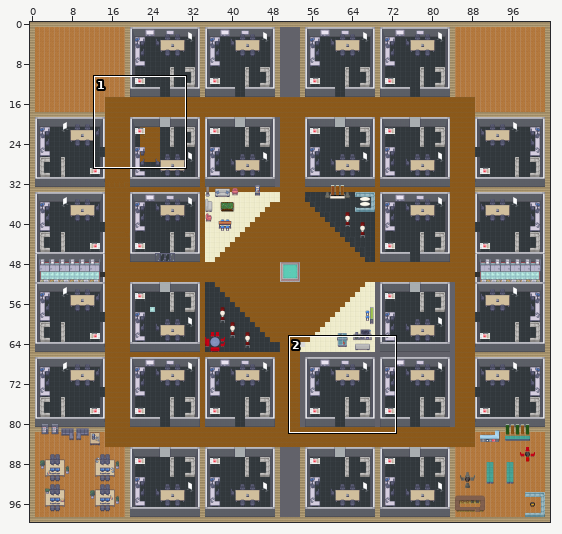
Two states of a Tiled map (JSON), tda_Teams.tmj. The picture above shows the old version from afar; the outline marks the close-up.
Close-up. Before the edit:
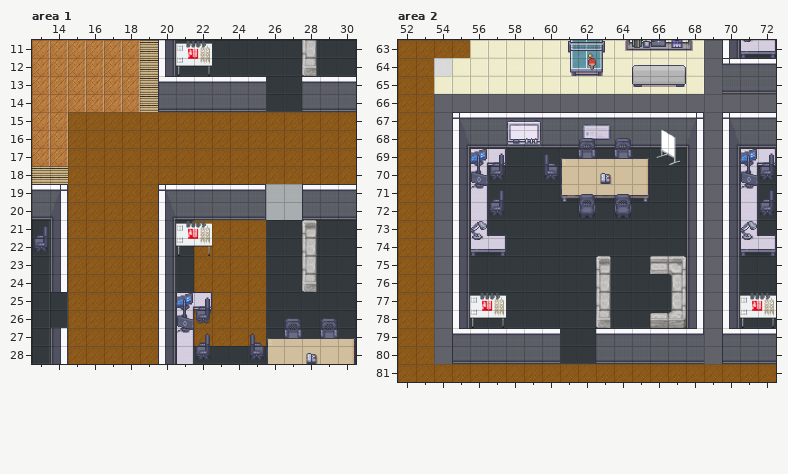
Cells are 32x32 px. Shown: area 1 x 13..30, y 11..28; area 2 x 52..72, y 63..81. The commit also changed other parts of the map, which this record leaves out.
After:
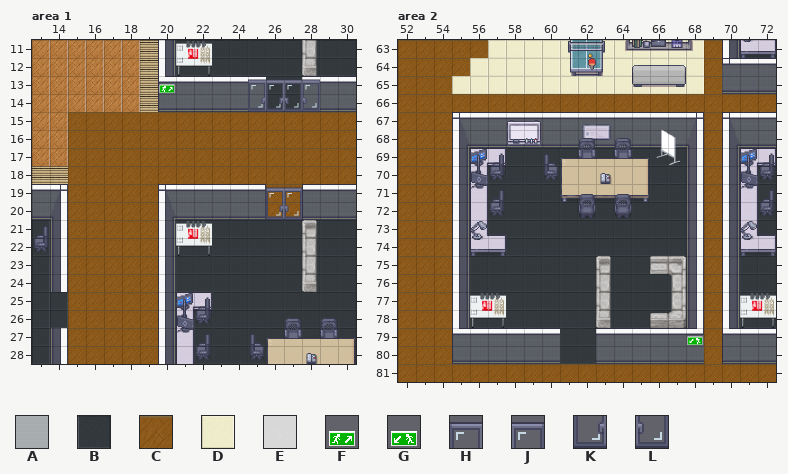
Key: from "Chunk 1": A 5, B 6, C 7, D 8 turned 180, E 10 turned 180, F 109, G 237; from "Chunk 2": H 64, J 65, K 66, L 67.
_ is an empty cell, . an unchanged one.
Tiles of an added or newly shown layer are drawn over the layers below it.
Difference:
--- layer "floor", area 1
@@ x 22..27 @@
-19 ....AA
-20 ....AA
-21 CCCC..
-22 CCCC..
-23 CCCC..
-24 CCCC..
-25 .CCC..
-26 CCCC..
-27 CCCC..
+19 ....CC
+20 ....CC
+21 BBBB..
+22 BBBB..
+23 BBBB..
+24 BBBB..
+25 .BBB..
+26 BBBB..
+27 BBBB..
--- layer "furniture", area 1
@@ x 20..20 @@
-13 _
+13 F
--- layer "door_open_morning" (added), area 1
@@ x 25..28 @@
-13 _.._
-14 _.._
+13 H..J
+14 K..L
--- layer "door_closed_afternoon", area 1
@@ x 26..27 @@
-19 __
-20 __
+19 HJ
+20 KL
--- layer "door_closed_morning" (added), area 1
@@ x 26..27 @@
-13 __
-14 __
+13 HJ
+14 KL
--- layer "floor", area 2
@@ x 54..72 @@
-63 ..D............_...
-64 ED............._...
-65 D.............._...
-66 ___________________
-67 _.............._...
-68 _.............._...
-69 _.............._...
-70 _.............._...
-71 _.............._...
-72 _.............._...
-73 _.............._...
-74 _.............._...
-75 _.............._...
-76 _.............._...
-77 _.............._...
-78 _.............._...
-79 _.............._...
-80 _.............._...
+63 ..C............C...
+64 CC.............C...
+65 C..............C...
+66 CCCCCCCCCCCCCCCCCCC
+67 C..............C...
+68 C..............C...
+69 C..............C...
+70 C..............C...
+71 C..............C...
+72 C..............C...
+73 C..............C...
+74 C..............C...
+75 C..............C...
+76 C..............C...
+77 C..............C...
+78 C..............C...
+79 C..............C...
+80 C..............C...
--- layer "furniture", area 2
@@ x 68..68 @@
-79 _
+79 G
Pixel boxes of the changes (left, top, right, bottom) in both close-ups:
added: (159, 84, 175, 93)
added: (248, 79, 320, 112)
changed: (194, 184, 302, 346)
changed: (434, 40, 776, 364)
